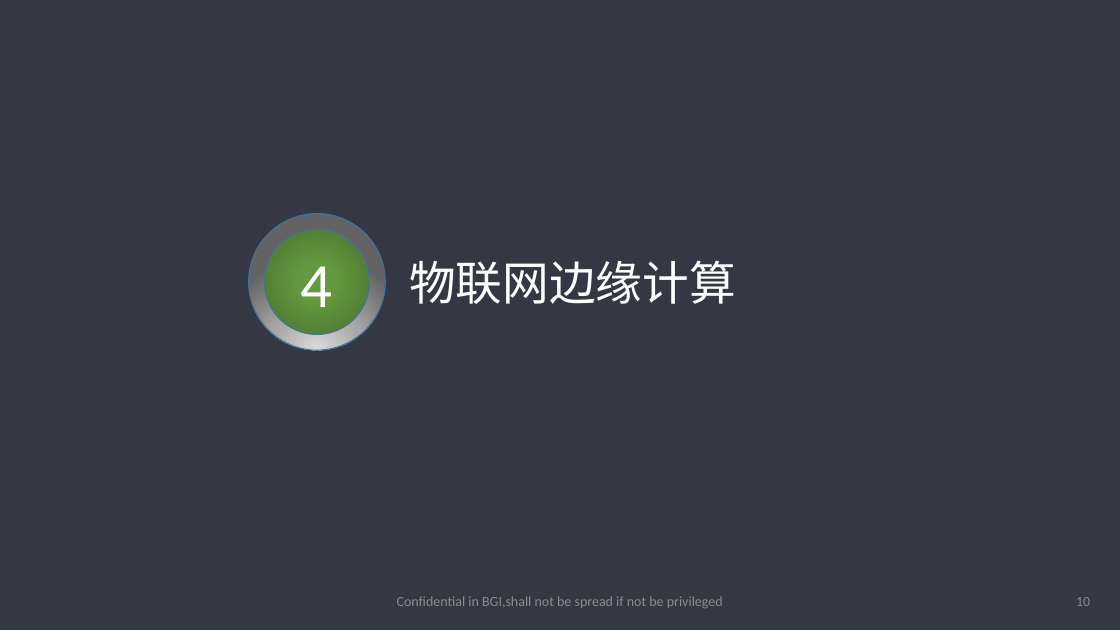
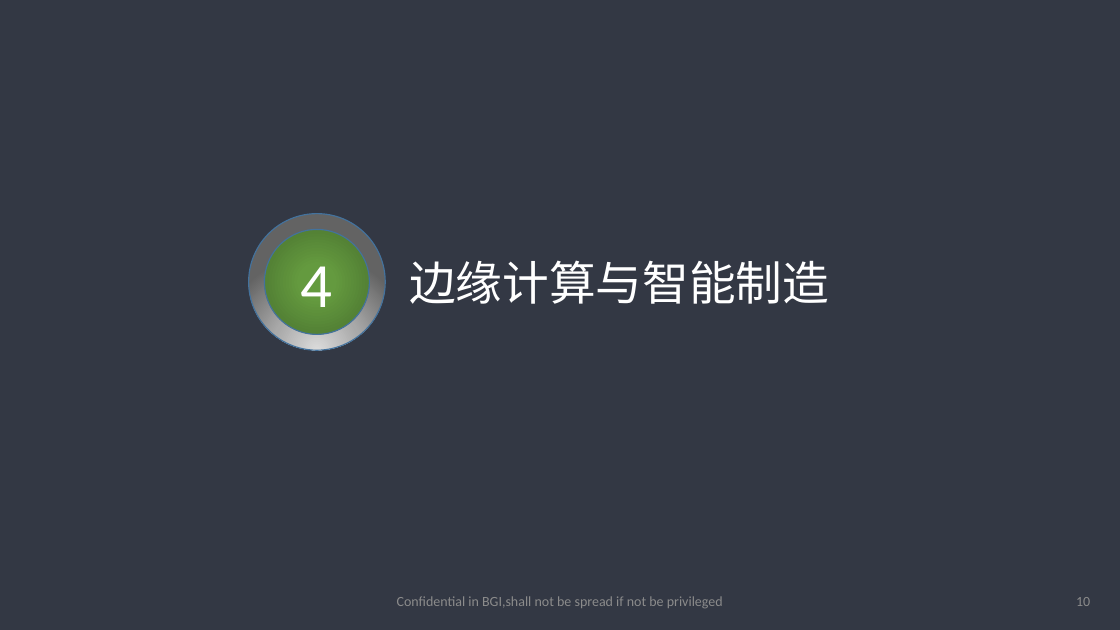
Before and after one commit to haobolicpp/EdgeComputing, a slide deck: slide 10 of 边缘计算.pptx. Drawn at 1120x630 pixels with LibreOffice and Linux fonts; fonts in the diff are those of the drawing; background and template pictures are left out. Boxes give left, top, right and bottom in pixels: in the first picture for what was removed or moved away, otherwise in the second. Text is boxed around its words. In the diff, an @@ line names an element or a change of style, - is before the commit and + after.

```diff
--- a/边缘计算.pptx
+++ b/边缘计算.pptx
@@ text at [409,260,829,304]: text changed @@
-物联网边缘计算
+边缘计算与智能制造
```
Also in this commit, not shown: 5 other slides changed, 1 slide added, 2 other files.
